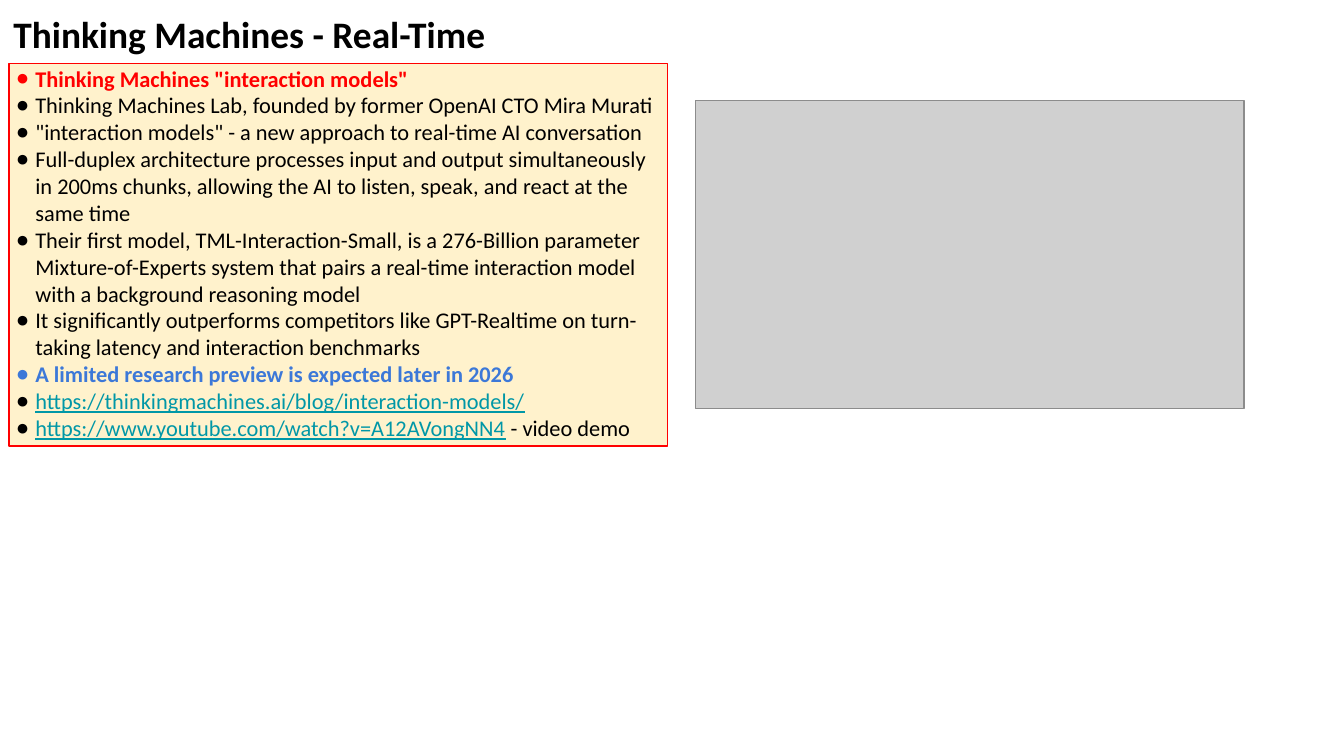
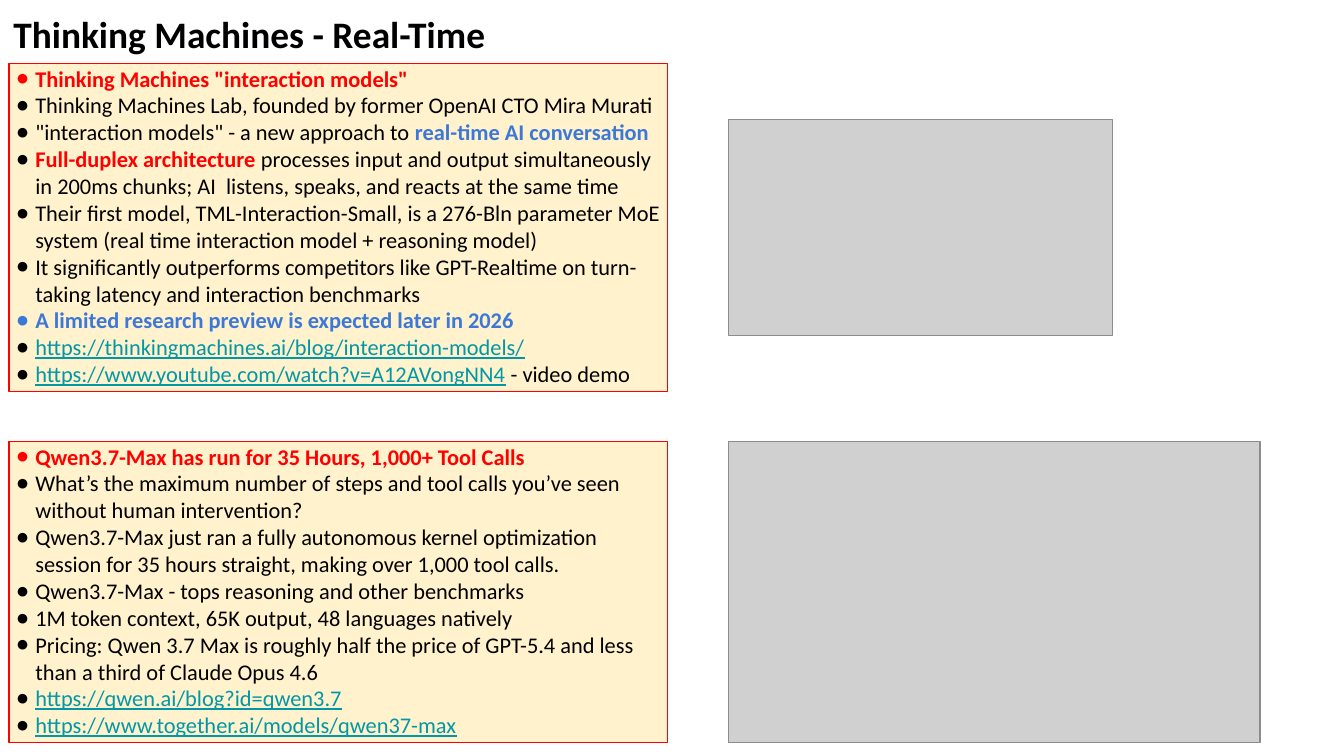
Before and after one commit to lselector/seminar, a slide deck: slide 9 of 2026/2026-05-22-AI-Updates.pptx (slide 7 before the commit). Drawn at 1344x756 pixels with LibreOffice and Linux fonts; fonts in the diff are those of the drawing; grey boxes stand for pictures. Boxes give left, top, right and bottom in pixels: in the first picture for what was removed or moved away, otherwise in the second. Text is boxed around its words. In the diff, an @@ line names an element or a change of style, - is before the commit and + after.

Commit message:
update

```diff
--- a/2026/2026-05-22-AI-Updates.pptx
+++ b/2026/2026-05-22-AI-Updates.pptx
@@ rectangle "Thinking Machines "interaction models"": place and size @@
-rectangle "Thinking Machines "interaction models"" at <box>9,63,668,446</box>
+rectangle "Thinking Machines "interaction models"" at <box>9,63,668,391</box>
@@ picture removed at <box>695,101,1243,409</box> @@
@@ text in rectangle at <box>35,124,648,144</box>: text colour #000000 to #3C78D8, bold on in "real-time AI conversation" @@
@@ picture added at <box>728,120,1113,336</box> @@
@@ text in rectangle at <box>35,151,660,252</box>: text changed @@
-● Full-duplex architecture processes input and output simultaneously in 200ms chunks, allowing the AI to listen, speak, and react at the same time
-● Their first model, TML-Interaction-Small, is a 276-Billion parameter Mixture-of-Experts system that pairs a real-time interaction model with a background reasoning model
+● Full-duplex architecture processes input and output simultaneously in 200ms chunks; AI listens, speaks, and reacts at the same time
+● Their first model, TML-Interaction-Small, is a 276-Bln parameter MoE system (real time interaction model + reasoning model)
@@ rectangle added at <box>9,441,668,742</box>, fill #FFF2CC, outline #FF0000 0.75 pt, 12 pt, text #000000 @@
+● Qwen3.7-Max has run for 35 Hours, 1,000+ Tool Calls
+● What’s the maximum number of steps and tool calls you’ve seen without human intervention?
+● Qwen3.7-Max just ran a fully autonomous kernel optimization session for 35 hours straight, making over 1,000 tool calls.
+● Qwen3.7-Max - tops reasoning and other benchmarks
+● 1M token context, 65K output, 48 languages natively
+● Pricing: Qwen 3.7 Max is roughly half the price of GPT-5.4 and less than a third of Claude Opus 4.6
+● https://qwen.ai/blog?id=qwen3.7
+● https://www.together.ai/models/qwen37-max
@@ picture added at <box>728,441,1261,742</box> @@
```
Also in this commit, not shown: 20 other slides changed, 2 slides added, 1 slide removed.
